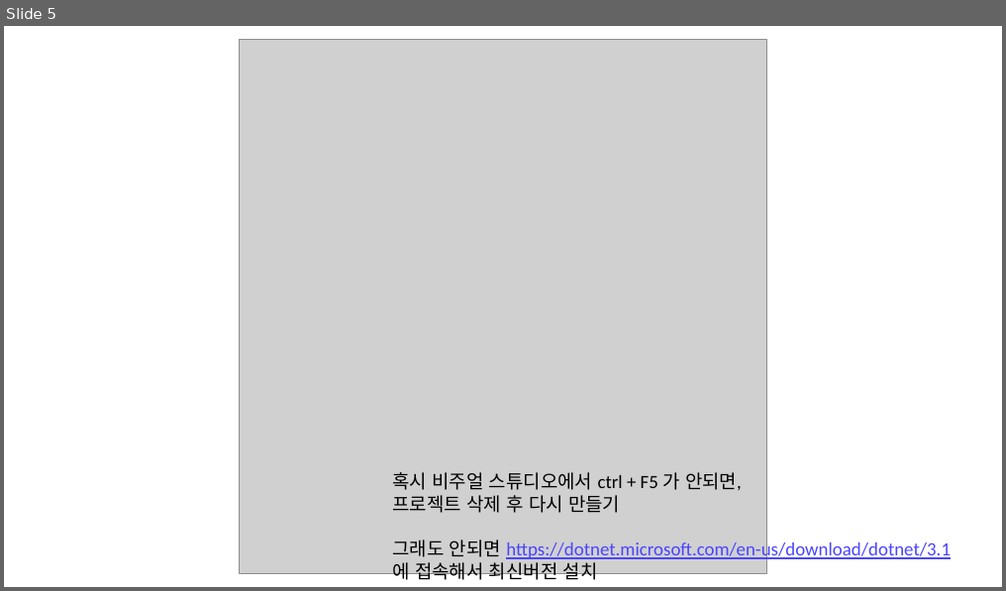
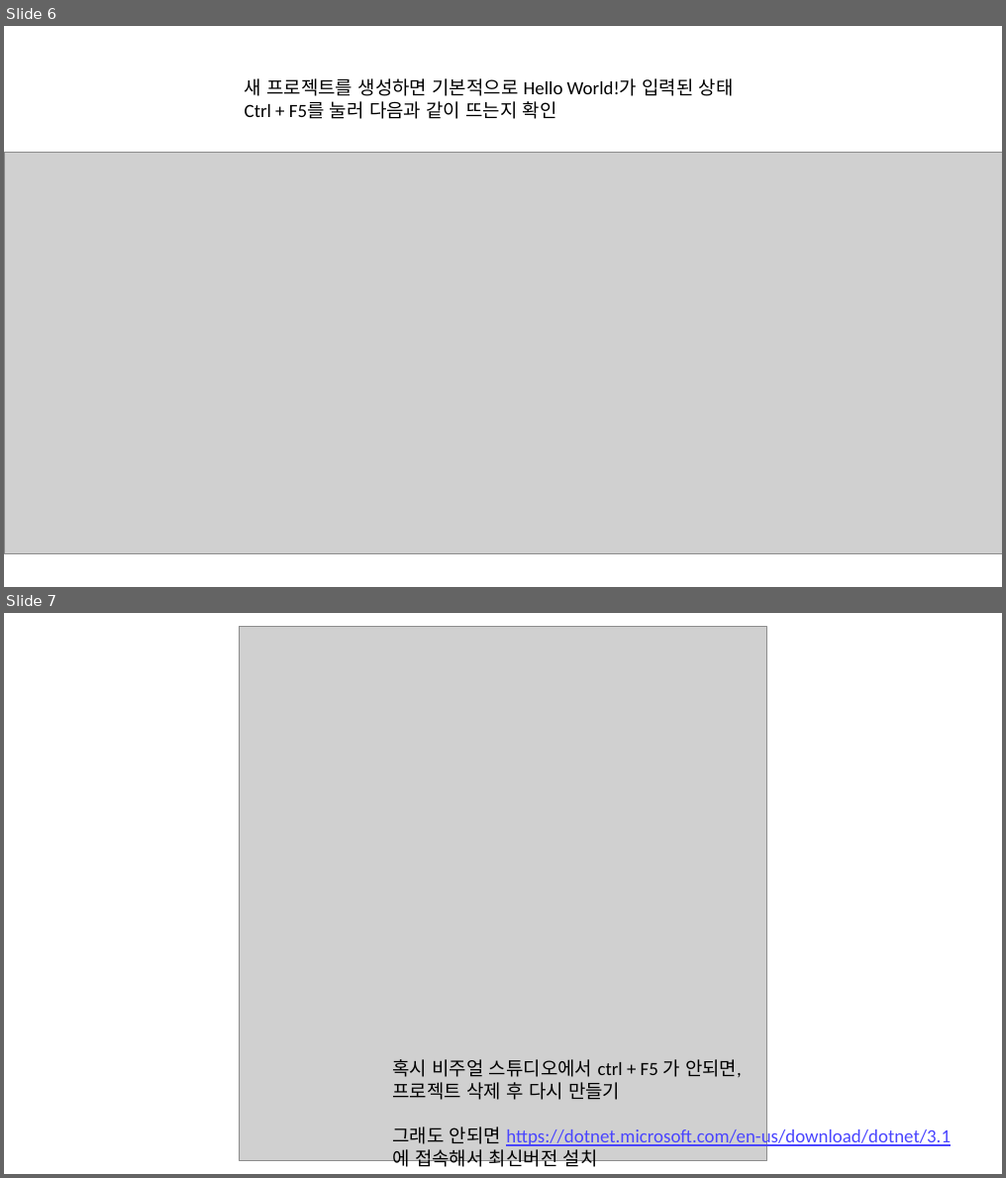
Before and after one commit to Comet-Csms/Unity, a slide deck: Learning Materials/Unity/환경설정.pptx. Shown one above the other, each under a label of ours: slide 5 before the commit, slides 6 and 7 after it. The pictures are 1006x591 and 1006x1178 pixels, drawn with LibreOffice and Linux fonts; fonts in the diff are those of the drawing; grey boxes stand for pictures. Boxes give left, top, right and bottom in pixels: in the first picture for what was removed or moved away, otherwise in the second. Text is boxed around its words. In the diff, an @@ line names an element or a change of style, - is before the commit and + after.

```diff
--- a/Learning Materials/Unity/환경설정.pptx
+++ b/Learning Materials/Unity/환경설정.pptx
@@ slide 6 added at bbox=[4, 26, 1002, 587], background #FFFFFF @@
@@ text added at bbox=[245, 78, 734, 119], 18 pt, text #000000 @@
+새 프로젝트를 생성하면 기본적으로 Hello World!가 입력된 상태
+Ctrl + F5를 눌러 다음과 같이 뜨는지 확인
@@ picture added at bbox=[4, 152, 1002, 555] @@
@@ what was slide 5 is now slide 7 @@
```
Also in this commit, not shown: 3 slides changed, 7 other slides added, 2 slides removed.
